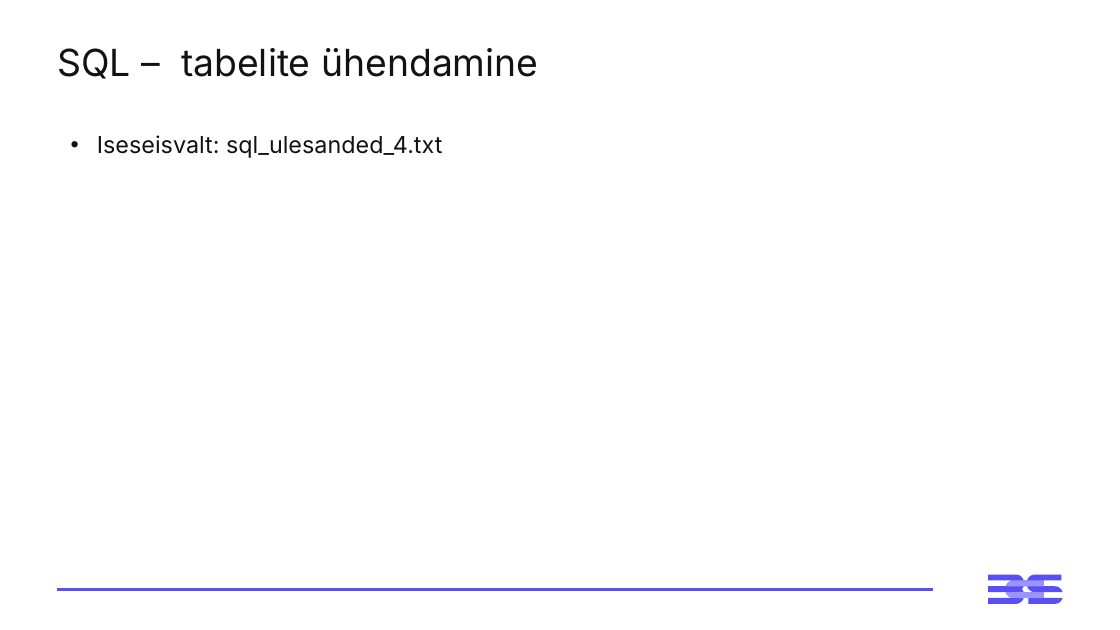
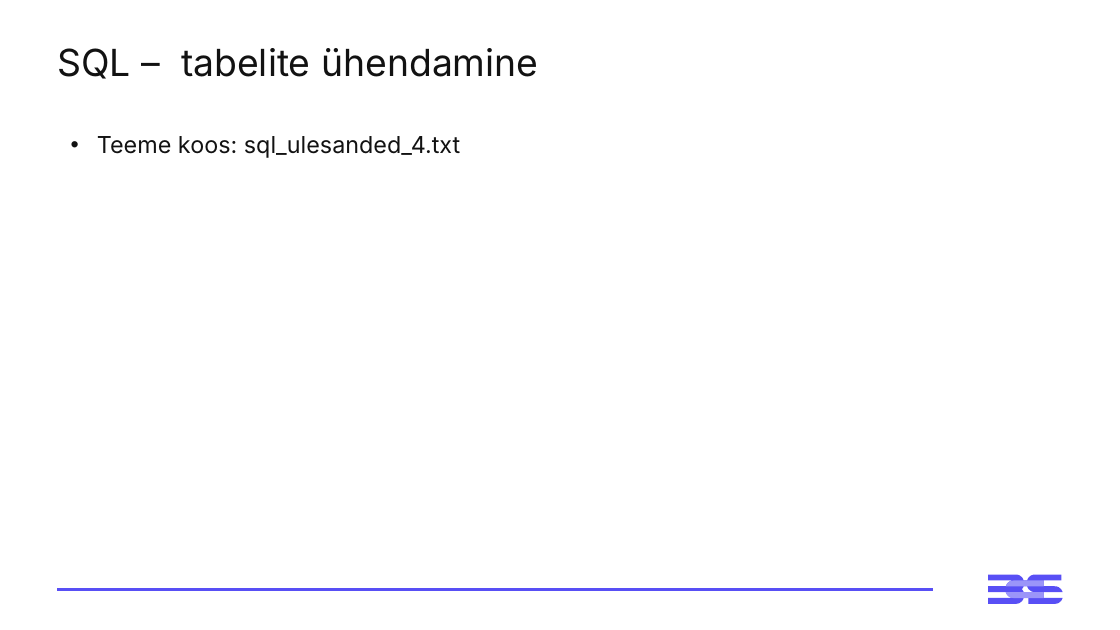
Before and after one commit to virverani/andmetarkus_2026_kevad, a slide deck: slide 17 of Day5/5-paev-andmetarkus-esitlus.pptx (slide 16 before the commit). Drawn at 1120x630 pixels with LibreOffice and Linux fonts; fonts in the diff are those of the drawing. Boxes give left, top, right and bottom in pixels: in the first picture for what was removed or moved away, otherwise in the second. Text is boxed around its words. In the diff, an @@ line names an element or a change of style, - is before the commit and + after.

```diff
--- a/Day5/5-paev-andmetarkus-esitlus.pptx
+++ b/Day5/5-paev-andmetarkus-esitlus.pptx
@@ text at bbox=[97, 136, 460, 158]: text changed @@
-• Iseseisvalt: sql_ulesanded_4.txt
+• Teeme koos: sql_ulesanded_4.txt
```
Also in this commit, not shown: 3 other slides changed, 1 slide removed, 5 other files.
